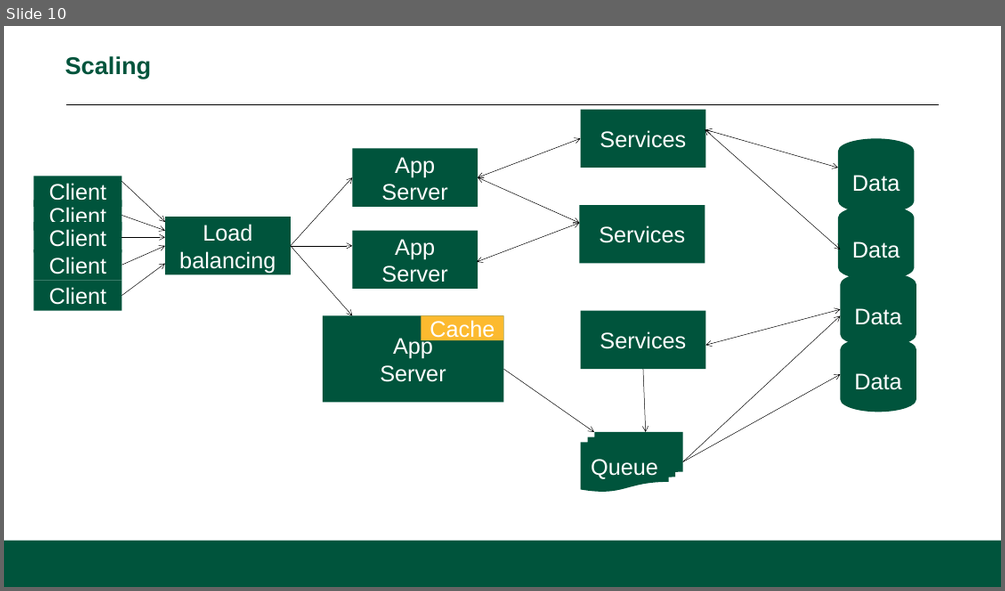
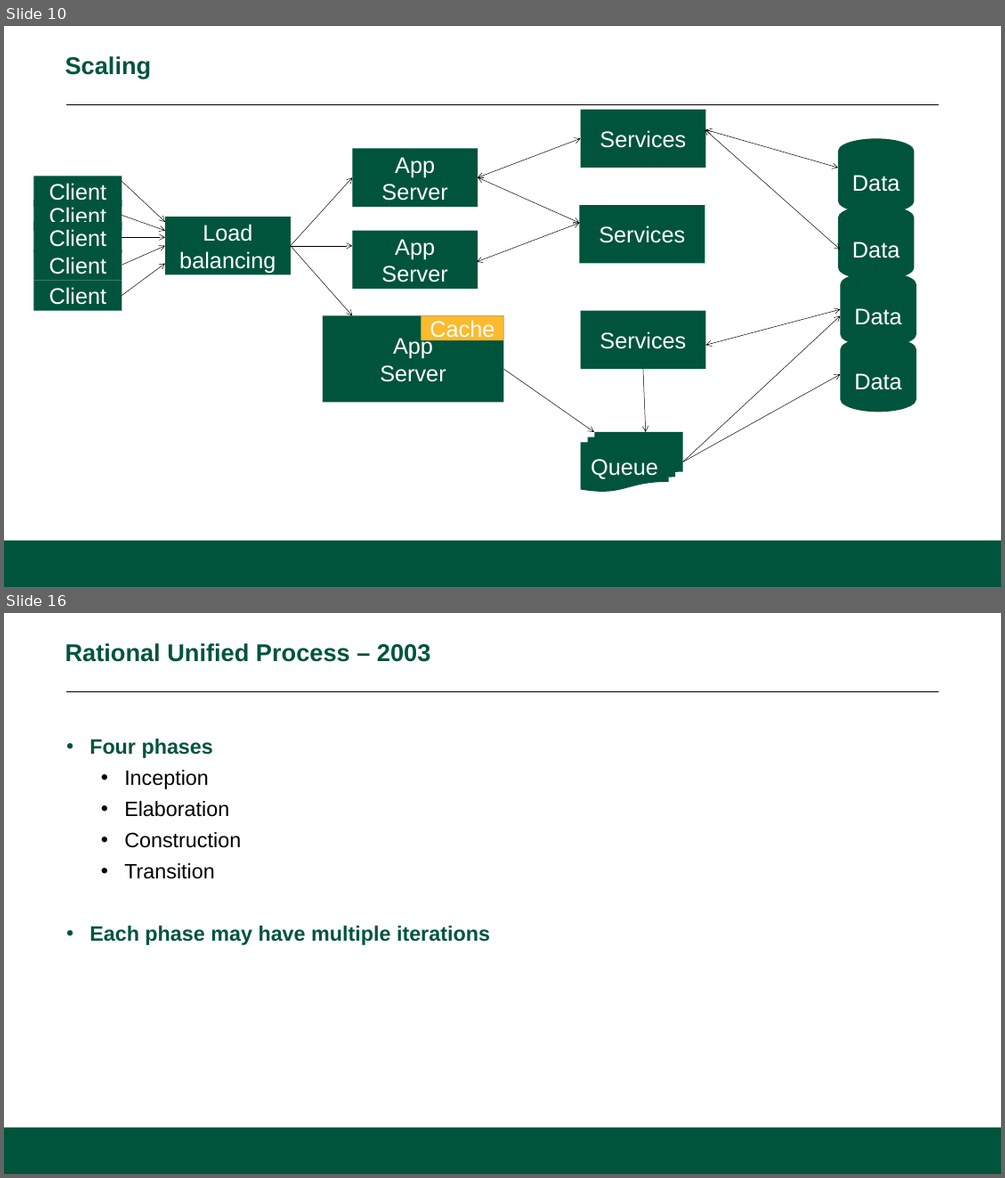
Before and after one commit to CS601-F15/lectures, a slide deck: slides/intro.pptx. Shown one above the other, each under a label of ours: slide 10 before the commit, slides 10 and 16 after it; the slides between them are not shown. The pictures are 1005x591 and 1005x1178 pixels, drawn with LibreOffice and Linux fonts; fonts in the diff are those of the drawing; background and template pictures are left out. Boxes give left, top, right and bottom in pixels: in the first picture for what was removed or moved away, otherwise in the second. Text is boxed around its words. In the diff, an @@ line names an element or a change of style, - is before the commit and + after.

```diff
--- a/slides/intro.pptx
+++ b/slides/intro.pptx
@@ slide 16 added at [4, 613, 1001, 1174], background #FFFFFF; not listed: 2 template elements that a slide beside it also shows @@
@@ title added at [65, 643, 431, 662], 28 pt, text #00543C, bold @@
+Rational Unified Process – 2003
@@ text added at [89, 738, 490, 945], 24 pt, text #00543C, bold @@
+• Four phases
+      • Inception
+      • Elaboration
+      • Construction
+      • Transition
+    • Each phase may have multiple iterations
```
Also in this commit, not shown: 7 other slides added.
